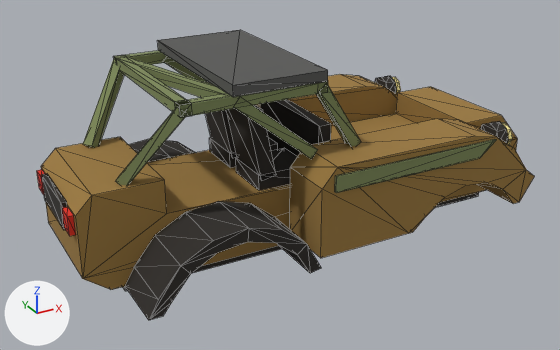
Before and after pictures for a commit that changed the glTF model public/models/base_buggy.glb.
Rendered twice from a 50 mm lens placed at (-2.9, -4.96, 2.4), pointed at (-0.19, -0.04, -0.06). Every picture has the same lights, and +X, +Y and +Z are marked at lower left. The first picture is the older version. Mesh edges are drawn as thin lines. Vertices at exactly the same position are counted once.

Names of what the first picture shows: 'base_buggy'.
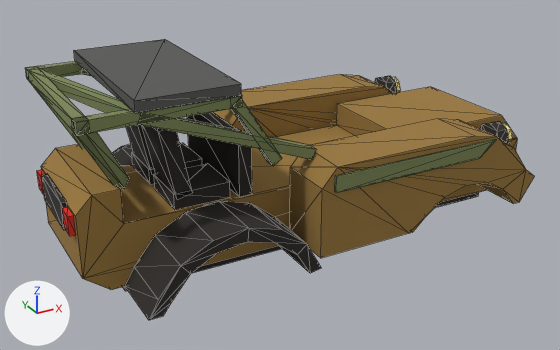
The change in detail:
me_tub has 404 vertices, 680 faces and spans x -1.95..1.91, y -0.95..0.95, z -0.51..0.95.
me_tub is used by ob_base_buggy; location (0.0, 0.0, 0.0).
me_tub part 1: the loose piece of 8 vertices spanning x -0.1..0.0, y -0.46..0.46, z 0.05..0.47 is moved by (-0.65, 0.0, 0.0).
me_tub part 2: the loose piece of 8 vertices spanning x -0.58..-0.16, y 0.05..0.43, z 0.05..0.17 is moved by (-0.65, 0.0, 0.0).
me_tub part 3: the loose piece of 8 vertices spanning x -0.66..-0.44, y 0.05..0.43, z 0.12..0.66 is moved by (-0.65, 0.0, 0.0).
me_tub part 4: the loose piece of 8 vertices spanning x -0.58..-0.16, y -0.43..-0.05, z 0.05..0.17 is moved by (-0.65, 0.0, 0.0).
me_tub part 5: the loose piece of 8 vertices spanning x -0.66..-0.44, y -0.43..-0.05, z 0.12..0.66 is moved by (-0.65, 0.0, 0.0).
me_tub part 6: the loose piece of 8 vertices spanning x -1.24..-0.16, y 0.58..0.66, z 0.79..0.87 is moved by (-0.65, 0.0, 0.0).
me_tub part 7: the loose piece of 8 vertices spanning x -1.61..-1.15, y 0.31..0.67, z 0.27..0.86 is multiplied about its middle by the matrix ((-0.215, -0.926, 0.046), (0.926, -0.217, -0.041), (0.05, 0.035, 0.95)), then moved by (-0.32, 0.0, 0.0).
me_tub part 8: the loose piece of 8 vertices spanning x -0.23..0.13, y -0.66..-0.58, z 0.33..0.85 is moved by (-0.65, 0.0, 0.0).
me_tub part 9: the loose piece of 8 vertices spanning x -1.24..-0.16, y -0.66..-0.58, z 0.79..0.87 is moved by (-0.65, 0.0, 0.0).
me_tub part 10: the loose piece of 8 vertices spanning x -1.61..-1.15, y -0.67..-0.31, z 0.27..0.86 is multiplied about its middle by the matrix ((-0.215, 0.926, 0.046), (-0.926, -0.217, 0.041), (0.05, -0.035, 0.95)), then moved by (-0.32, 0.0, 0.0).
me_tub part 11: the loose piece of 8 vertices spanning x -0.24..-0.16, y -0.66..0.66, z 0.79..0.87 is moved by (-0.65, 0.0, 0.0).
me_tub part 12: the loose piece of 8 vertices spanning x -1.24..-1.16, y -0.66..0.66, z 0.79..0.87 is moved by (-0.65, 0.0, 0.0).
me_tub part 13: the loose piece of 8 vertices spanning x -1.24..-0.81, y -0.63..0.63, z 0.79..0.87 is moved by (-0.65, 0.0, 0.0).
me_tub part 14: the loose piece of 8 vertices spanning x -0.88..-0.17, y -0.67..0.67, z 0.87..0.95 is moved by (-0.65, 0.0, 0.0).
me_tub part 15: all 4 vertices in x 1.3, y -0.46..0.46, z 0.05..0.25 are moved by (-0.65, 0.0, 0.0).
me_tub part 16: all 4 vertices in x -1.3, y -0.46..0.46, z 0.05..0.3 are moved by (-0.3, 0.0, 0.0).

Pixel boxes (x1, y1, x2, y2) of what changed, in the pictures (560 x 350 px; the box of a moved part takes in the faces that stretch with it):
'base_buggy', reshaped
    before: (37, 30, 534, 320)
    after: (25, 39, 534, 320)
part 1 of me_tub, moved or reshaped
    before: (260, 99, 331, 157)
    after: (187, 112, 252, 197)
part 2 of me_tub, moved or reshaped
    before: (209, 137, 278, 168)
    after: (132, 143, 202, 184)
part 3 of me_tub, moved or reshaped
    before: (203, 81, 236, 157)
    after: (117, 98, 155, 173)
part 4 of me_tub, moved or reshaped
    before: (236, 148, 297, 191)
    after: (154, 163, 230, 210)
part 5 of me_tub, moved or reshaped
    before: (226, 105, 276, 180)
    after: (142, 125, 193, 199)
part 6 of me_tub, moved or reshaped
    before: (115, 51, 173, 65)
    after: (26, 61, 87, 80)
part 7 of me_tub, moved or reshaped (mostly hidden afterwards)
    before: (83, 59, 124, 148)
    after: (27, 78, 86, 149)
part 8 of me_tub, moved or reshaped
    before: (316, 84, 361, 147)
    after: (232, 98, 282, 166)
part 9 of me_tub, moved or reshaped
    before: (175, 82, 328, 117)
    after: (72, 96, 242, 135)
part 10 of me_tub, moved or reshaped
    before: (115, 106, 187, 185)
    after: (72, 128, 129, 189)
part 11 of me_tub, moved or reshaped
    before: (318, 82, 327, 94)
    after: (231, 95, 242, 109)
part 12 of me_tub, moved or reshaped
    before: (113, 55, 192, 118)
    after: (25, 66, 90, 135)
part 13 of me_tub, moved or reshaped
    before: (127, 57, 230, 97)
    after: (40, 69, 132, 113)
part 14 of me_tub, moved or reshaped
    before: (157, 30, 328, 97)
    after: (74, 39, 241, 113)
part 15 of me_tub, moved or reshaped
    before: (396, 87, 517, 140)
    after: (336, 87, 517, 140)
part 16 of me_tub, moved or reshaped
    before: (56, 114, 516, 279)
    after: (56, 125, 516, 279)
